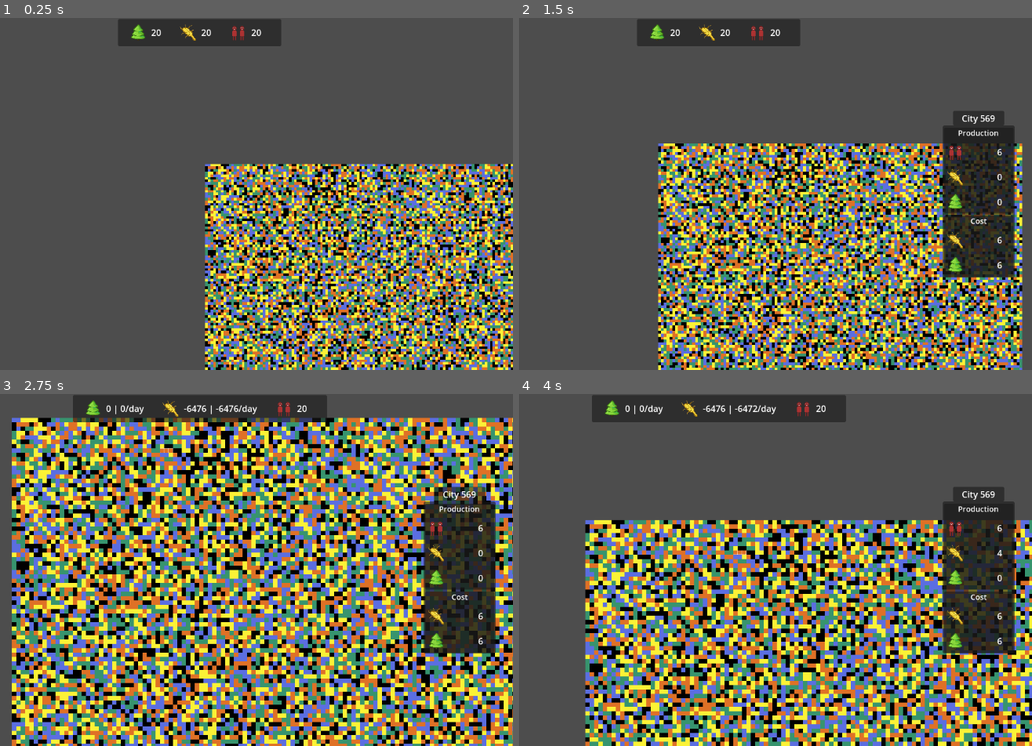
Above: before the commit, frames 1-4 (two rows, left to right).
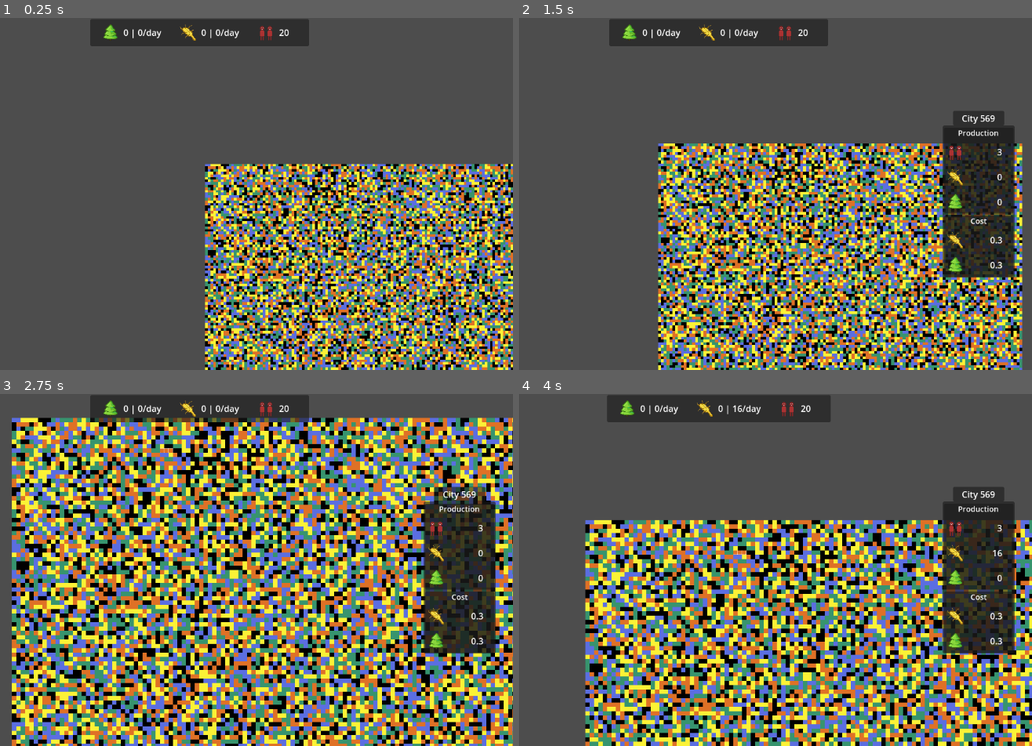
Above: after the commit, the same moments.

Repository: ThreeCoffees/cassini-hackathon
Game: Godot game, scene res://test_scenes/leon/tilemap_gen_test.tscn
Two runs of this game, one before a commit and one after it. Both use one fixed random seed, a clock stepped at 60 frames per second and the inputs below. The project has no main scene, so this scene is started directly.
Inputs (mouse positions are in pixels of both pictures, inside the frame that each line leads up to):
- Up to frame 1 (0.25 s): no input
- Up to frame 2 (1.5 s): tap Enter at 0.5 s; move the mouse to (857, 176) at 0.52 s; hold D (right) 0.53-1.28 s; hold Mouse wheel up (zoom_in) 0.53-1.28 s; click (857, 176) at 0.67 s; move the mouse to (590, 211) at 1.27 s; hold S (down) from 1.28 s (still down); tap Mouse wheel down (zoom_out) at 1.35 s
- Up to frame 3 (2.75 s): move the mouse to (261, 492) at 2.02 s; release S (down) at 2.03 s; hold D (right) from 2.03 s (still down); hold Mouse wheel up (zoom_in) from 2.03 s (still down)
- Up to frame 4 (4 s): move the mouse to (688, 640) at 2.77 s; release D (right) at 2.78 s; release Mouse wheel up (zoom_in) at 2.78 s; hold W (up) 2.78-3.53 s; tap Mouse wheel down (zoom_out) at 2.85 s; click (688, 640) at 2.92 s; move the mouse to (908, 622) at 3.52 s; hold A (left) from 3.53 s (still down); hold Mouse wheel up (zoom_in) from 3.53 s (still down)

The runs differ from the first frame. In frame 1, 1.2% of the frame differs, in the area x 17-61%, y 0-9%; in frame 2, 1.2%, in the area x 17-95%, y 0-72%; in frame 3, 1.2%; in frame 4, 1.2%.

Commit message:
Some rebalancing

Diff:
--- a/scripts/factions/faction.gd
+++ b/scripts/factions/faction.gd
@@ -1,10 +1,10 @@
 class_name Faction extends Node
 
-const population_starter_multiplier: int = 2
-const food_req_mul: int = 1
-const energy_req_mul: int = 1
+const population_starter_multiplier: int = 1
+const food_req_mul: float = 0.1
+const energy_req_mul: float = 0.1
 
-const food_prod_mul: int = 4
+const food_prod_mul: int = 16
 const wood_prod_mul: int = 4
 
 static var faction_count: int = 0
@@ -18,8 +18,8 @@
 var worked_tiles: Array[WorkedTile] = []
 
 var population: int
-var food_requirement: int
-var energy_requirement: int
+var food_requirement: float
+var energy_requirement: float
 
 var food_yields: int
 var wood_yields: int
@@ -75,7 +75,7 @@
 		_:
 			return 0
 
-func get_costs(type: String) -> int:
+func get_costs(type: String) -> float:
 	match type:
 		"wood":
 			return 0
--- a/scripts/ui/resource_inspector.gd
+++ b/scripts/ui/resource_inspector.gd
@@ -7,6 +7,7 @@
 @export var populatio_info: PropertyInfo
 
 func _ready() -> void:
+	on_global_resources_updated()
 	ResourceManager.global_resources_updated.connect(on_global_resources_updated)
 
 func on_global_resources_updated():
